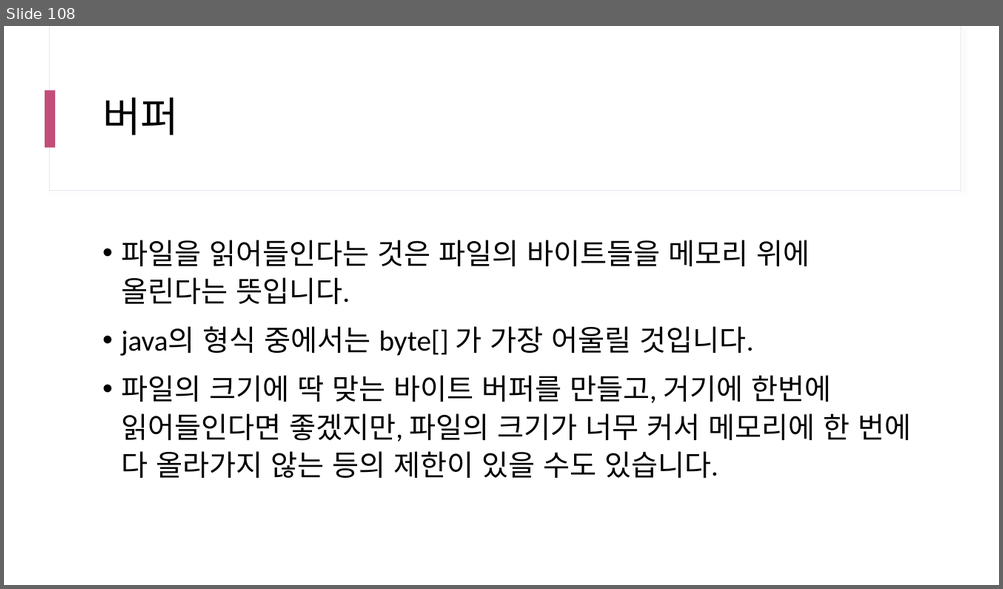
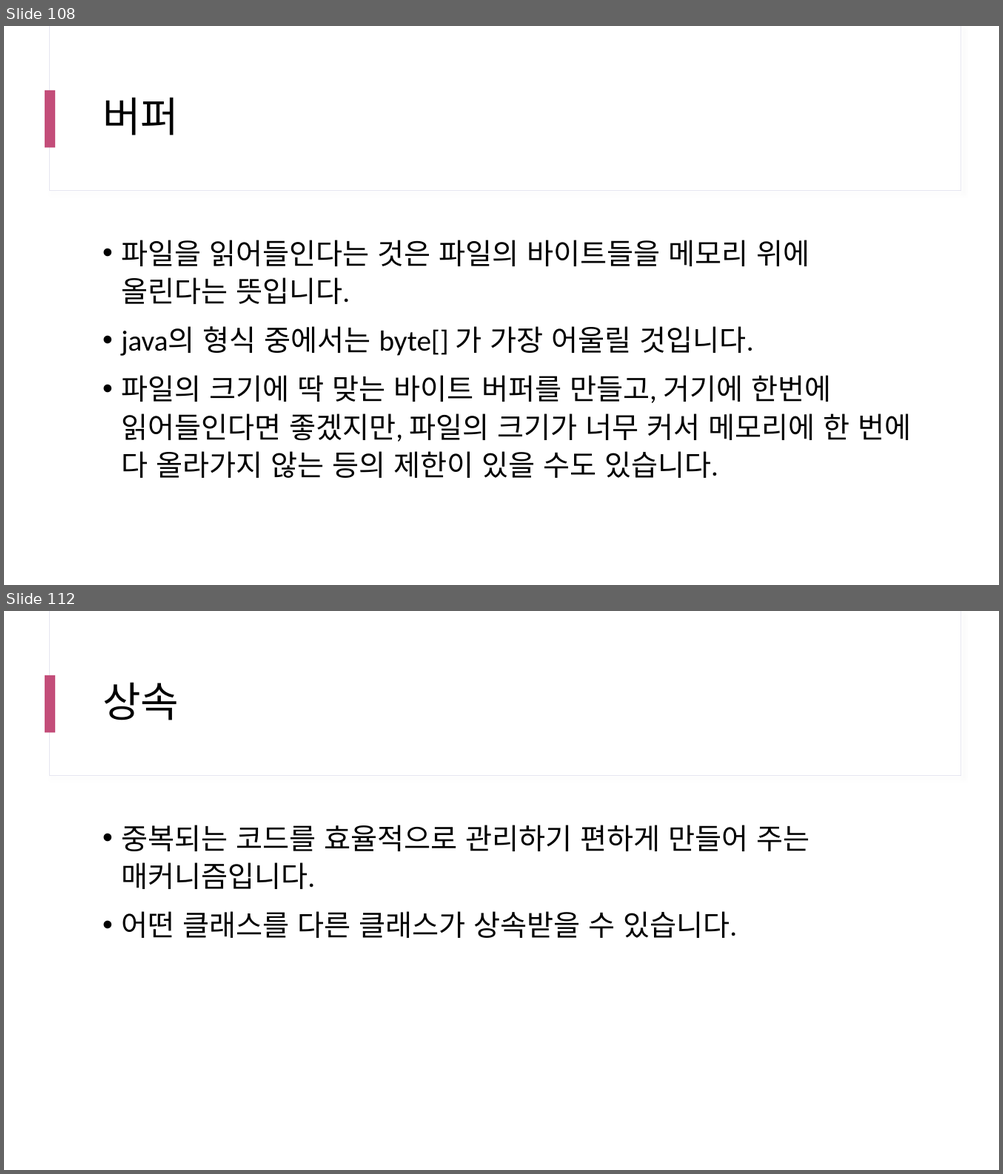
Before and after one commit to yhs0602/SPLIT_lecture_examples, a slide deck: docs/SPLIT 17차 Java.pptx. Shown one above the other, each under a label of ours: slide 108 before the commit, slides 108 and 112 after it; the slides between them are not shown. The pictures are 1003x589 and 1003x1174 pixels, drawn with LibreOffice and Linux fonts; fonts in the diff are those of the drawing. Boxes give left, top, right and bottom in pixels: in the first picture for what was removed or moved away, otherwise in the second. Text is boxed around its words. In the diff, an @@ line names an element or a change of style, - is before the commit and + after.

```diff
--- a/docs/SPLIT 17차 Java.pptx
+++ b/docs/SPLIT 17차 Java.pptx
@@ slide 112 added at box(4, 611, 999, 1170), background #FFFFFF; not listed: 3 template elements that a slide beside it also shows @@
@@ title added at box(102, 682, 179, 721), 40 pt, text #000000 @@
+상속
@@ text added at box(121, 825, 809, 938), 28 pt, text #000000 @@
+• 중복되는 코드를 효율적으로 관리하기 편하게 만들어 주는 매커니즘입니다.
+• 어떤 클래스를 다른 클래스가 상속받을 수 있습니다.
```
Also in this commit, not shown: 5 other slides added, 5 other files.
